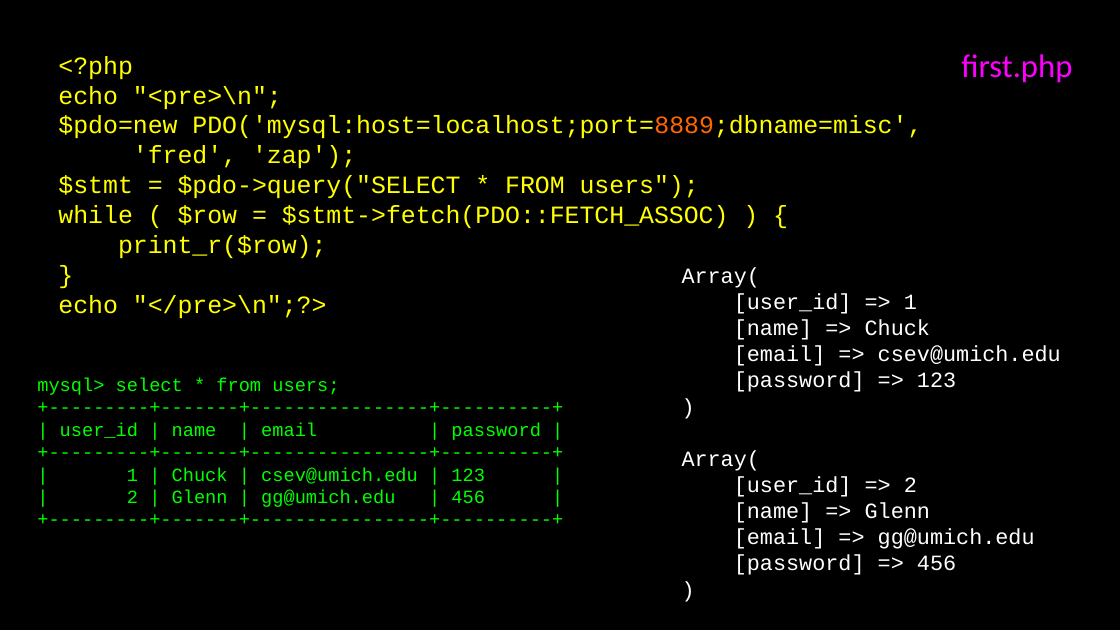
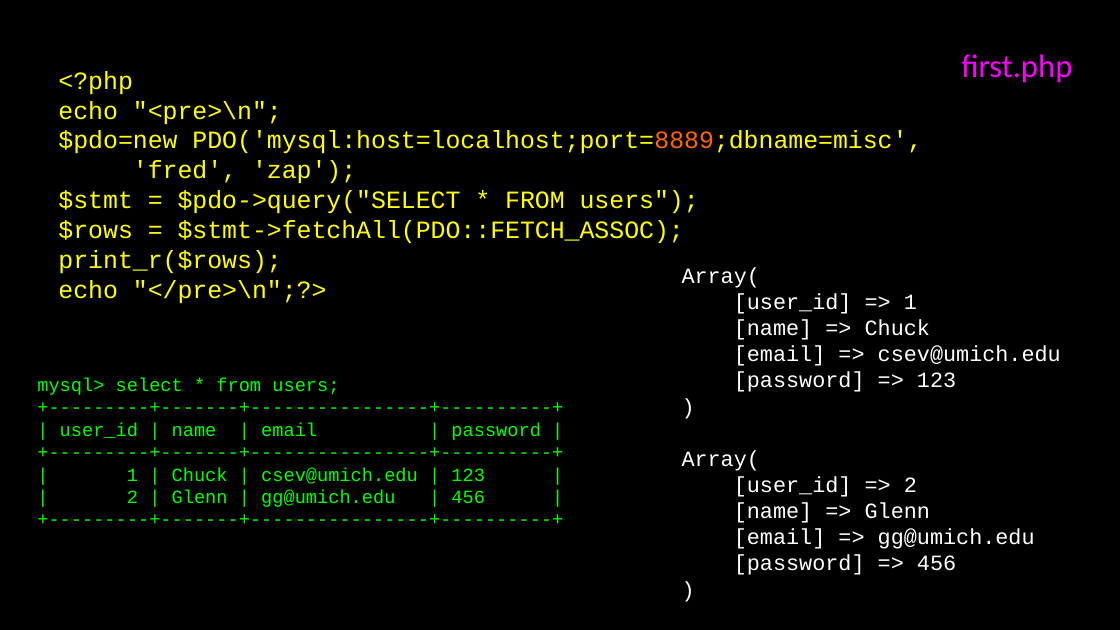
Before and after one commit to csev/wa4e, a slide deck: slide 11 of lectures/PHP-06-MySQL-PDO.ppt. Drawn at 1120x630 pixels with LibreOffice and Linux fonts; fonts in the diff are those of the drawing. Boxes give left, top, right and bottom in pixels: in the first picture for what was removed or moved away, otherwise in the second. Text is boxed around its words. In the diff, an @@ line names an element or a change of style, - is before the commit and + after.

Commit message:
Use fetchAll instead of a while loop.

```diff
--- a/lectures/PHP-06-MySQL-PDO.ppt
+++ b/lectures/PHP-06-MySQL-PDO.ppt
@@ text at box(58, 220, 684, 273): text changed @@
-while ( $row = $stmt->fetch(PDO::FETCH_ASSOC) ) {
-print_r($row);
-}
+$rows = $stmt->fetchAll(PDO::FETCH_ASSOC);
+print_r($rows);
```
Also in this commit, not shown: 6 other slides changed, 5 other files.
